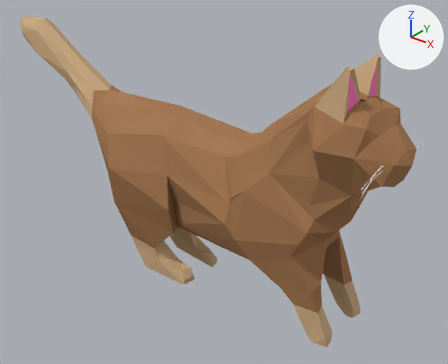
The Blender file Assets/Blender/finalCat.blend, before and after one commit.
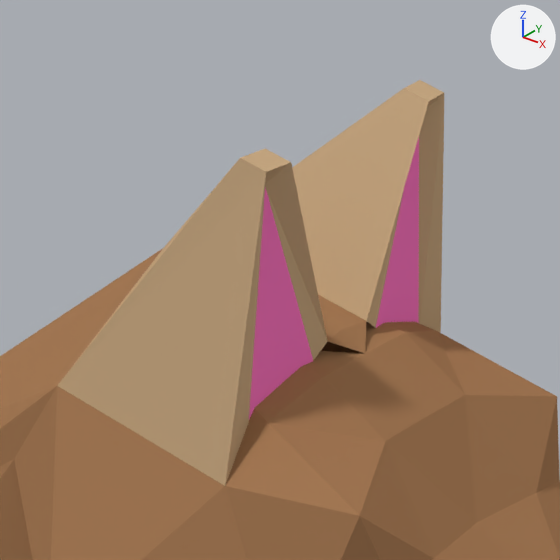
There are two pictures of each version: one whole from a camera (50 mm lens) standing at (3.72, -4.24, 2.51) and looking at (0.17, 0.2, -0.24), one close up on the part from 68% to 89% of the width and 11% to 38% of the height. The lights are fixed; the arrows at upper right show +X, +Y and +Z.

In view in the first close-up: 'cat.001'.
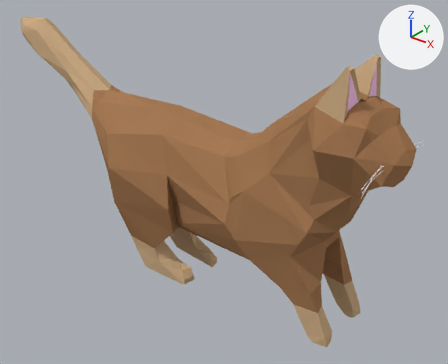
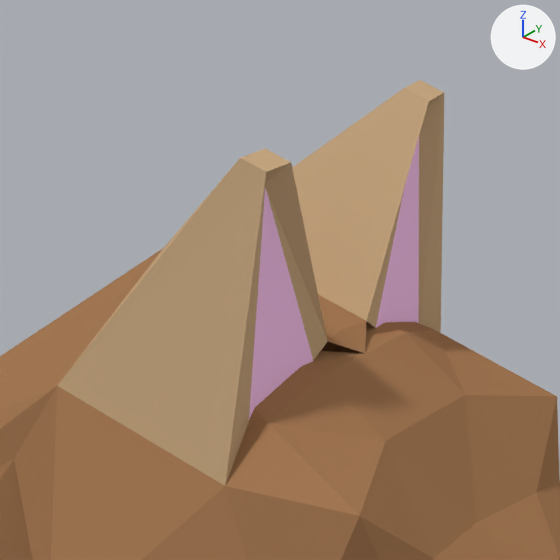
Commit message: some Cat Stuff

What differs and where, as boxes [x1, y1, x2, y2] in the close-ups (560 x 560 px):
'cat.001', recoloured
    both: [246, 136, 422, 421]

Edits to the bpy script that builds the scene:
```text
Change mat_ears:
    mat_ears.base_color: (1.0, 0.187, 0.552) -> (1.0, 0.59, 0.924)  # pink #ff78c4 -> pink #ffcaf6
```
